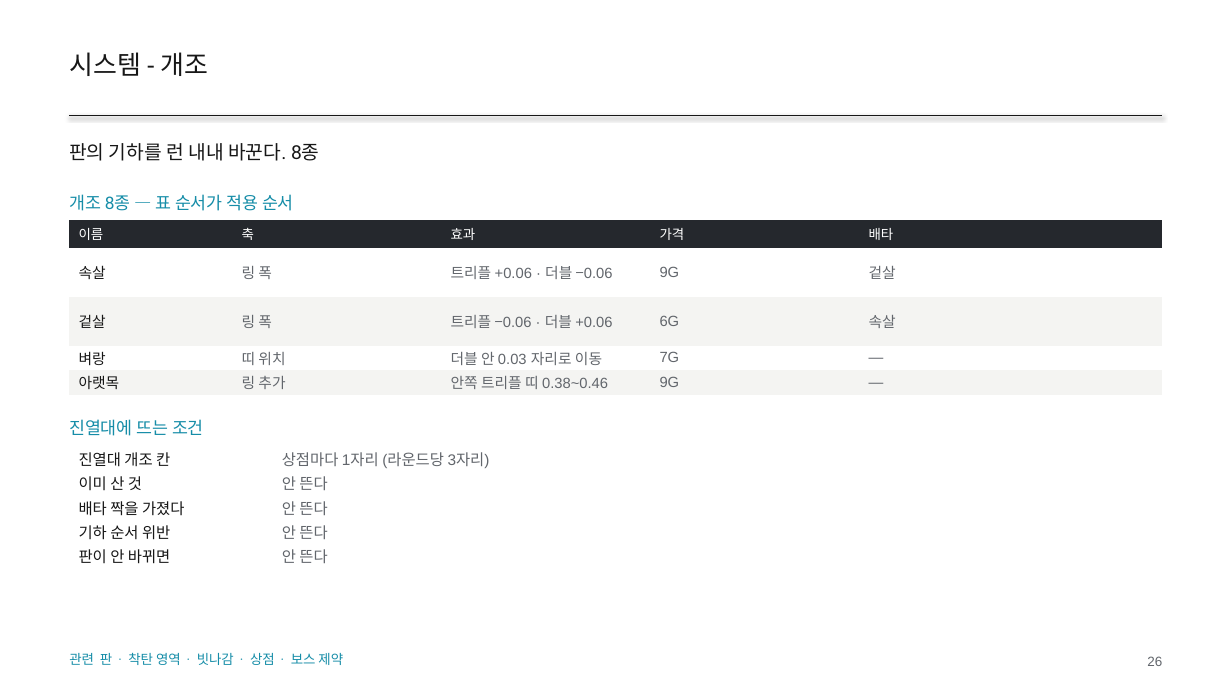
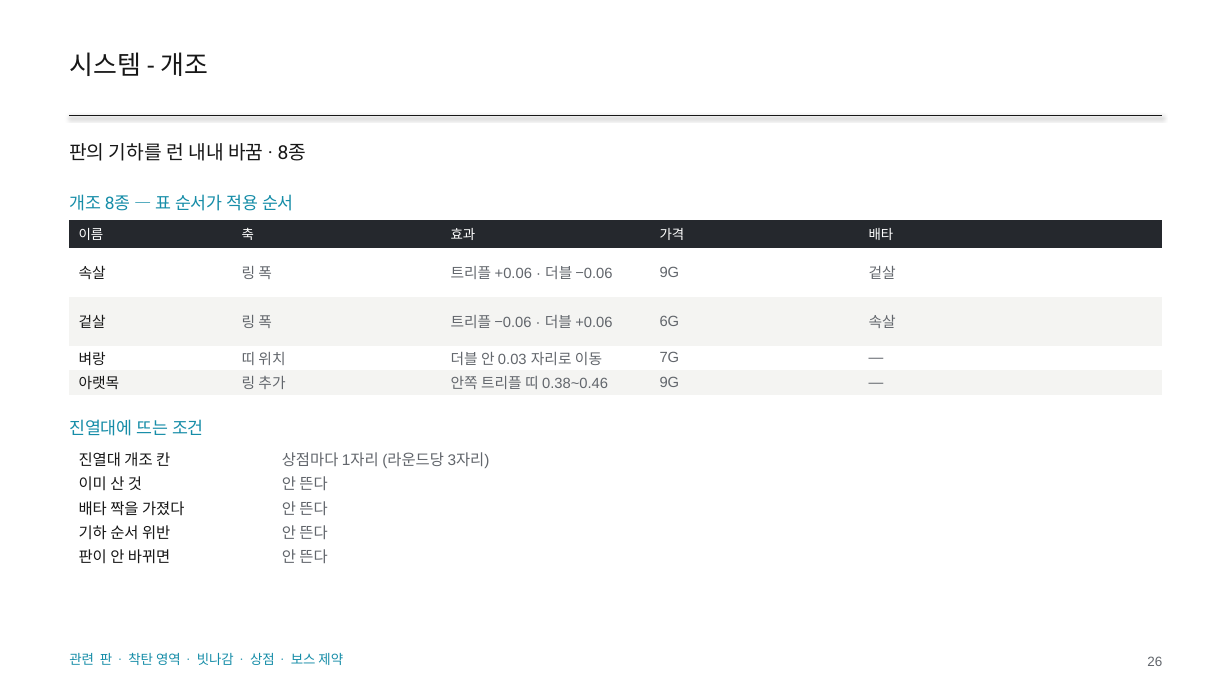
Before and after one commit to GGbong69/test-03, a slide deck: slide 26 of docs/HIGHTONE_기획서.pptx. Drawn at 1232x693 pixels with LibreOffice and Linux fonts; fonts in the diff are those of the drawing. Boxes give left, top, right and bottom in pixels: in the first picture for what was removed or moved away, otherwise in the second. Text is boxed around its words. In the diff, an @@ line names an element or a change of style, - is before the commit and + after.

```diff
--- a/docs/HIGHTONE_기획서.pptx
+++ b/docs/HIGHTONE_기획서.pptx
@@ text at [69,143,307,161]: text changed @@
-판의 기하를 런 내내 바꾼다. 8종
+판의 기하를 런 내내 바꿈 · 8종
```
Also in this commit, not shown: 16 other slides changed, 3 other files.
